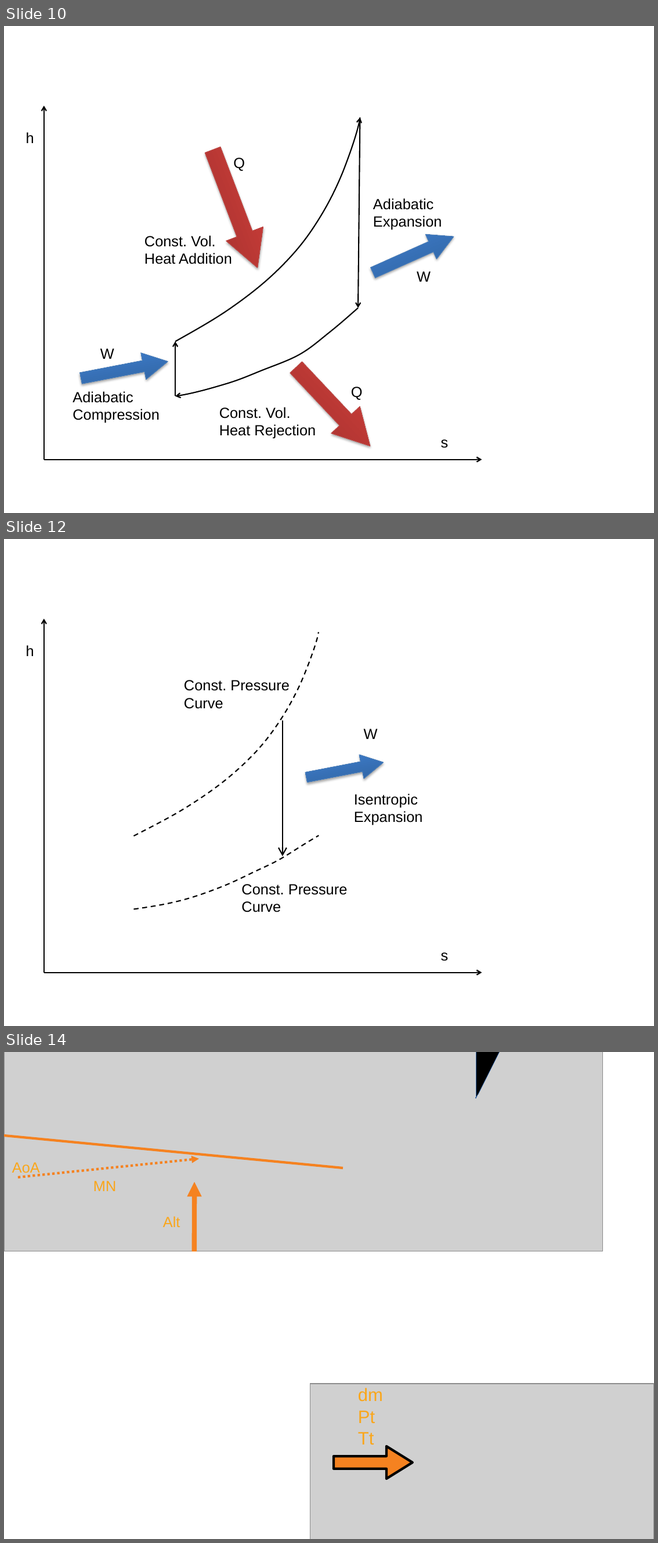
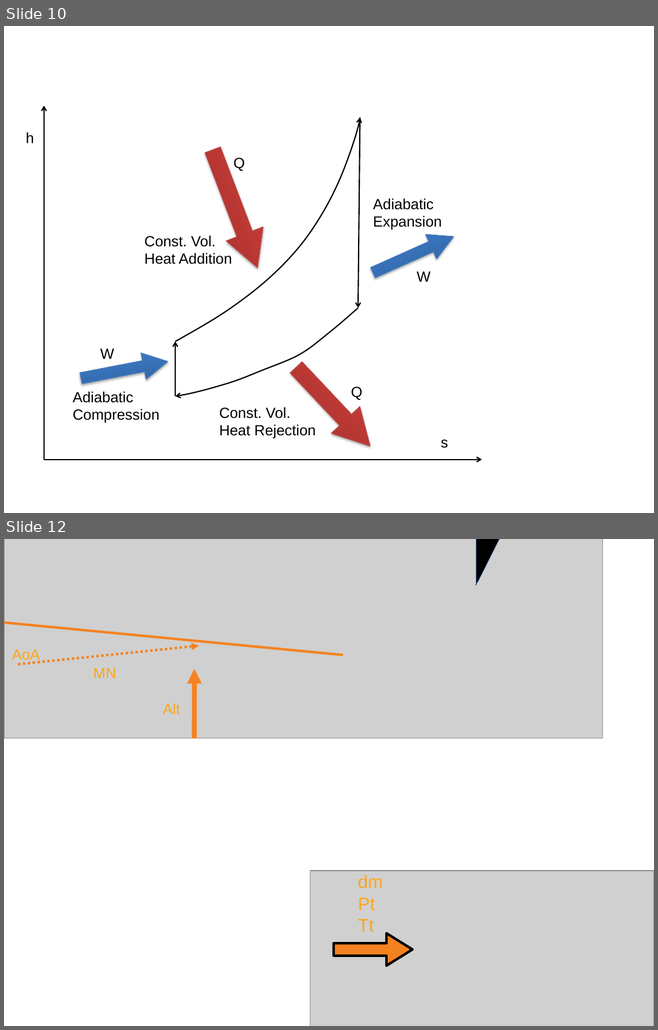
Before and after one commit to zeta-plusplus/PropulsionSystem, a slide deck: figs/makeFig.pptx. Shown one above the other, each under a label of ours: slides 10, 12 and 14 before the commit, slides 10 and 12 after it; the slides between them are not shown. The pictures are 658x1543 and 658x1030 pixels, drawn with LibreOffice and Linux fonts; fonts in the diff are those of the drawing; grey boxes stand for pictures. Boxes give left, top, right and bottom in pixels: in the first picture for what was removed or moved away, otherwise in the second. Text is boxed around its words. In the diff, an @@ line names an element or a change of style, - is before the commit and + after.

```diff
--- a/figs/makeFig.pptx
+++ b/figs/makeFig.pptx
@@ slide 12 removed at bbox=[4, 539, 654, 1026], background #FFFFFF @@
@@ arrow removed from (44, 973) to (44, 618) @@
@@ freeform shape removed at bbox=[134, 632, 318, 836] @@
@@ text removed at bbox=[26, 645, 34, 656] @@
-h
@@ text removed at bbox=[184, 680, 289, 709] @@
-Const. Pressure Curve
@@ arrow removed from (282, 721) to (282, 856) @@
@@ text removed at bbox=[364, 729, 378, 739] @@
-W
@@ right arrow removed at bbox=[304, 751, 385, 789] @@
@@ text removed at bbox=[354, 794, 423, 826] @@
-Isentropic Expansion
@@ freeform shape removed at bbox=[134, 835, 319, 909] @@
@@ text removed at bbox=[241, 884, 347, 913] @@
-Const. Pressure Curve
@@ text removed at bbox=[441, 953, 448, 961] @@
-s
@@ arrow removed from (44, 973) to (481, 973) @@
@@ what was slide 14 is now slide 12 @@
```
Also in this commit, not shown: 1 other slide removed, 6 other files.
